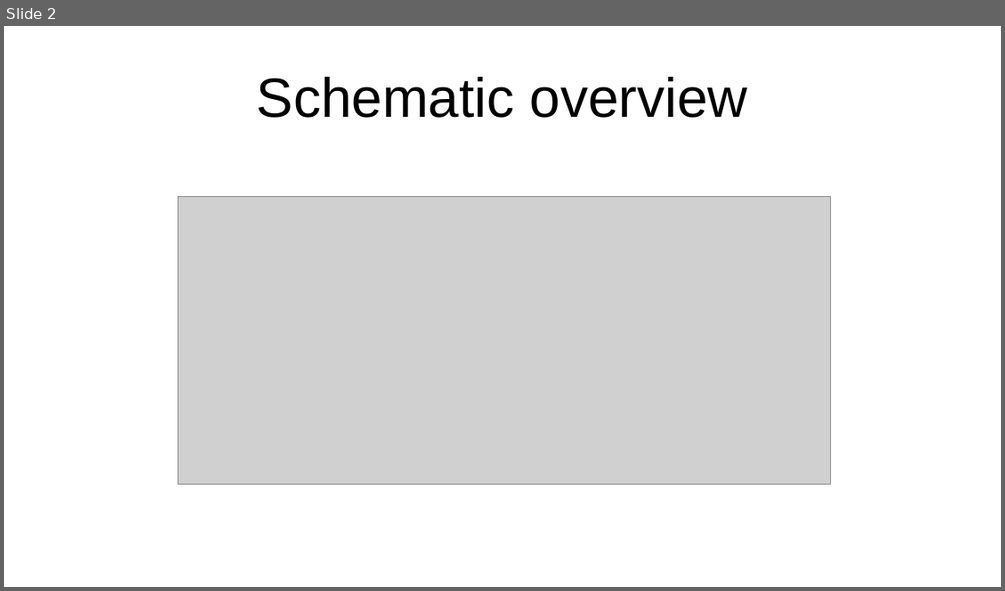
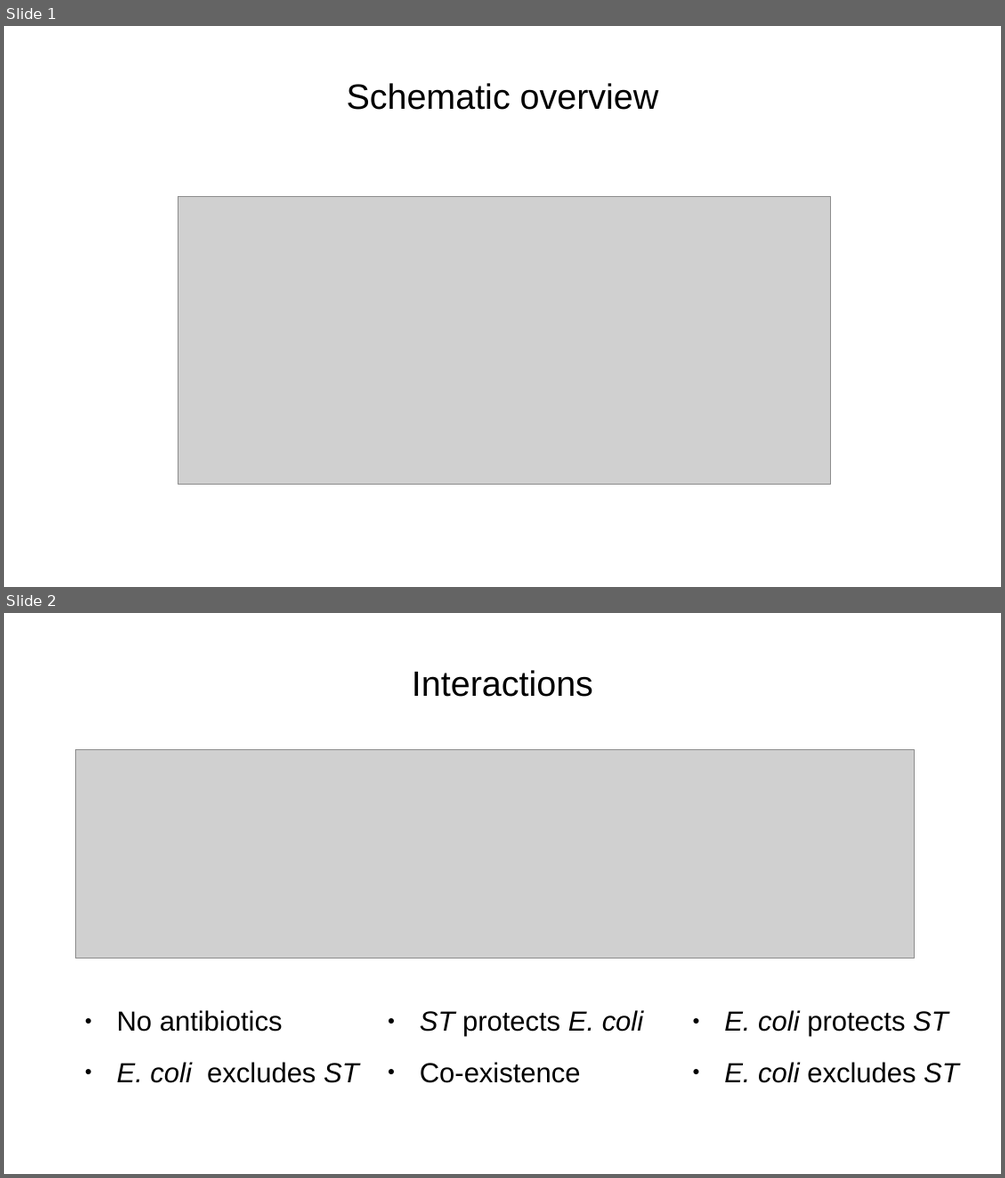
Before and after one commit to nahanoo/toxicity_kuleuven, a slide deck: presentation.odp. Shown one above the other, each under a label of ours: slide 2 before the commit, slides 1 and 2 after it. The pictures are 1005x591 and 1005x1178 pixels, drawn with LibreOffice and Linux fonts; fonts in the diff are those of the drawing; grey boxes stand for pictures. Boxes give left, top, right and bottom in pixels: in the first picture for what was removed or moved away, otherwise in the second. Text is boxed around its words. In the diff, an @@ line names an element or a change of style, - is before the commit and + after.

```diff
--- a/presentation.odp
+++ b/presentation.odp
@@ slide 2 added at bbox=[4, 613, 1001, 1174], background #FFFFFF @@
@@ title added at bbox=[412, 670, 593, 697], 28 pt, text #000000 @@
+Interactions
@@ picture added at bbox=[75, 749, 914, 958] @@
@@ text added at bbox=[117, 1010, 359, 1083], 22 pt, text #000000 @@
+● No antibiotics
+● E. coli excludes ST
@@ text added at bbox=[420, 1010, 643, 1083], 22 pt, text #000000 @@
+● ST protects E. coli
+● Co-existence
@@ text added at bbox=[724, 1010, 959, 1083], 22 pt, text #000000, italic @@
+● E. coli protects ST
+● E. coli excludes ST
@@ what was slide 2 is now slide 1 @@
@@ slide 1 changed as well @@
@@ title "Schematic overview" at bbox=[347, 83, 659, 110]: size 44 to 28 pt @@
```
Also in this commit, not shown: 1 other slide changed, 15 other slides added, 2 slides removed, 28 other files.
